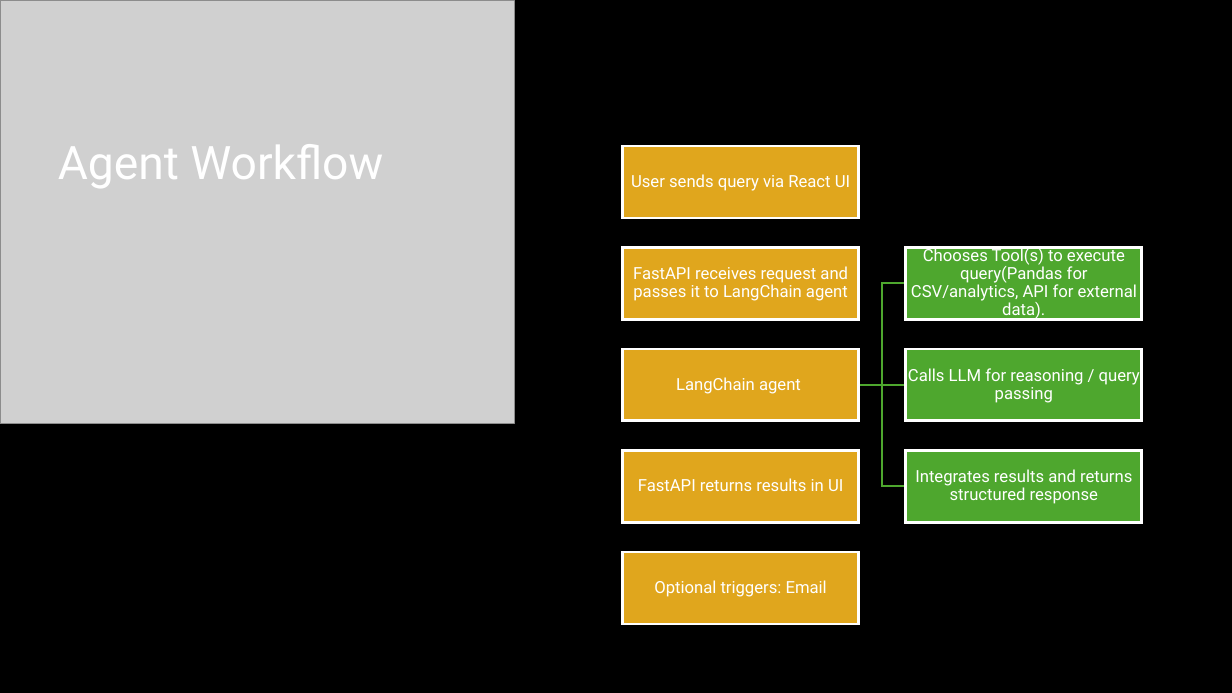
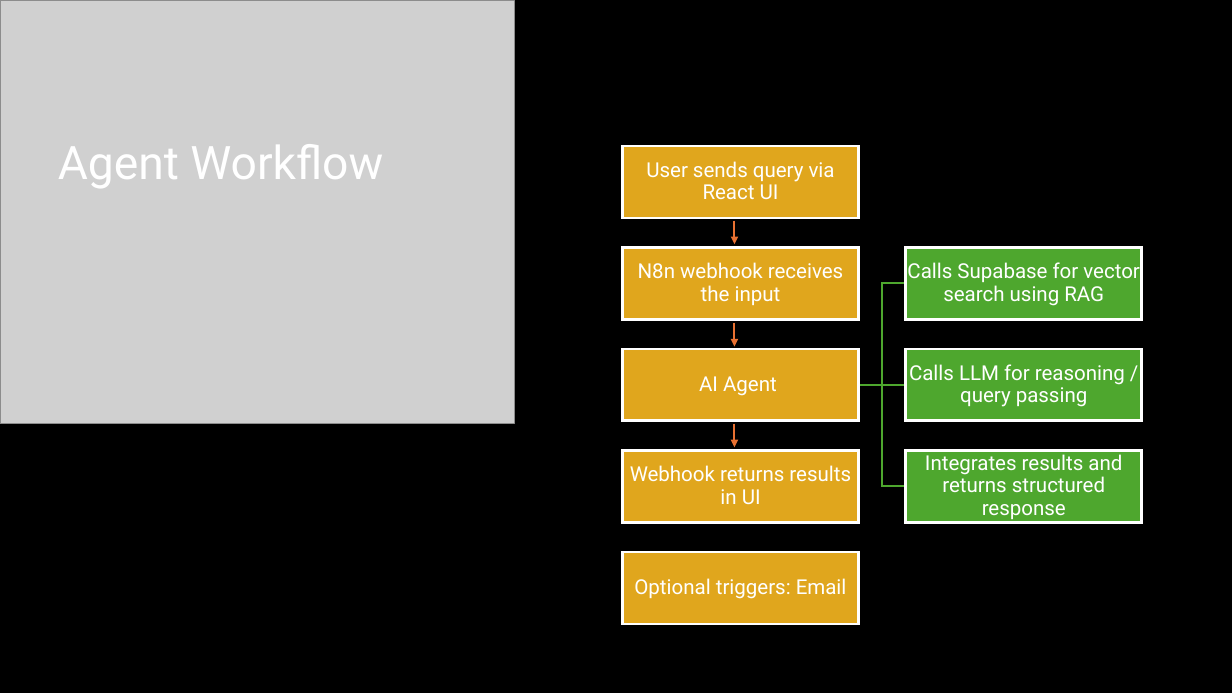
Before and after one commit to RamyaBalabhadrapathruni/autonomous-bi-agent-backup, a slide deck: slide 3 of AuraBI_theautonomousagent.pptx. Drawn at 1232x693 pixels with LibreOffice and Linux fonts; fonts in the diff are those of the drawing; grey boxes stand for pictures. Boxes give left, top, right and bottom in pixels: in the first picture for what was removed or moved away, otherwise in the second. Text is boxed around its words. In the diff, an @@ line names an element or a change of style, - is before the commit and + after.

```diff
--- a/AuraBI_theautonomousagent.pptx
+++ b/AuraBI_theautonomousagent.pptx
@@ arrow added from (735, 221) to (735, 244), #E97132 1.5 pt @@
@@ text at box(638, 262, 843, 305): text changed; size 13 to 16 pt @@
-FastAPI receives request and passes it to LangChain agent
+N8n webhook receives the input
@@ text at box(907, 262, 1139, 306): text changed; size 13 to 16 pt @@
-Chooses Tool(s) to execute query(Pandas for CSV/analytics, API for external data).
+Calls Supabase for vector search using RAG
@@ arrow added from (735, 323) to (735, 347), #E97132 1.5 pt @@
@@ text at box(699, 376, 777, 396): text changed; size 13 to 16 pt @@
-LangChain agent
+AI Agent
@@ arrow added from (735, 424) to (735, 447), #E97132 1.5 pt @@
@@ text at box(630, 465, 851, 505): text changed; size 13 to 16 pt @@
-FastAPI returns results in UI
+Webhook returns results in UI
@@ size 13 to 16 pt; more space between paragraphs in 4 elements at box(646, 161, 835, 199), box(909, 364, 1125, 407), box(925, 451, 1122, 519), box(634, 578, 847, 599) @@
```
Also in this commit, not shown: 3 other slides changed, 7 slides added, 1 slide removed.
